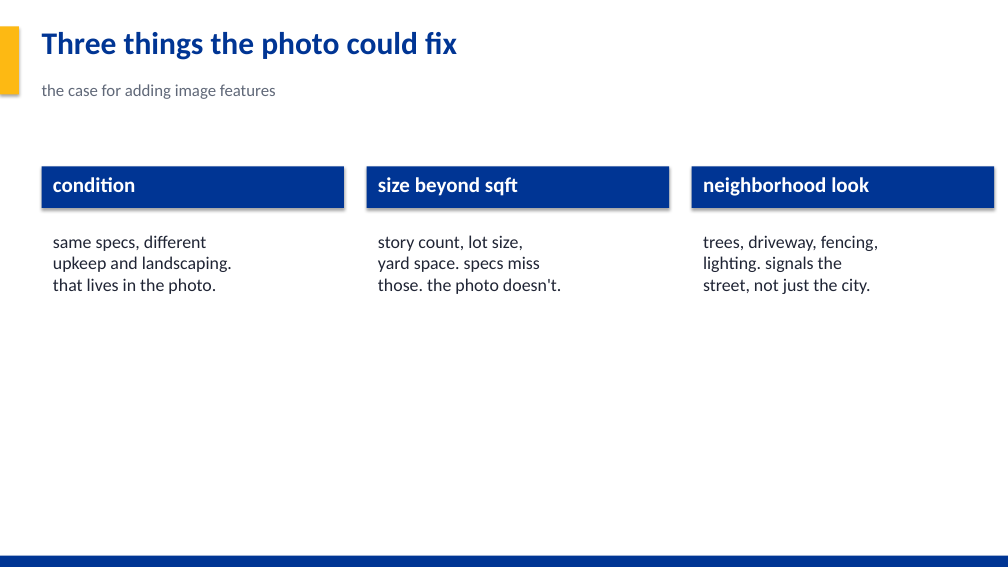
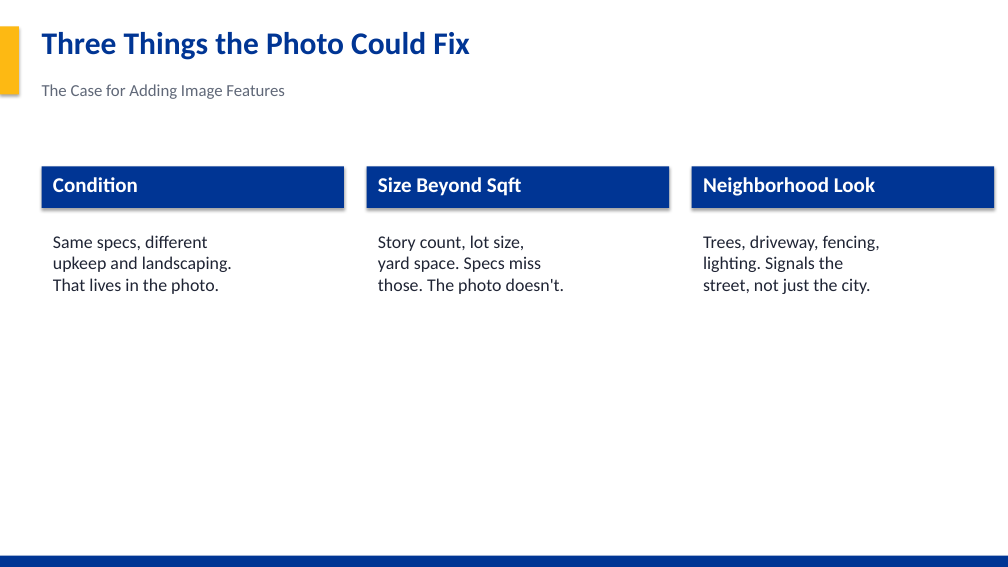
Before and after one commit to Noah-Gallego/house-price-4450-final, a slide deck: slide 17 of HousePrice_Final_Project.pptx (slide 15 before the commit). Drawn at 1008x567 pixels with LibreOffice and Linux fonts; fonts in the diff are those of the drawing. Boxes give left, top, right and bottom in pixels: in the first picture for what was removed or moved away, otherwise in the second. Text is boxed around its words. In the diff, an @@ line names an element or a change of style, - is before the commit and + after.

```diff
--- a/HousePrice_Final_Project.pptx
+++ b/HousePrice_Final_Project.pptx
@@ text at (x1=42, y1=32, x2=470, y2=60): text changed @@
-Three things the photo could fix
+Three Things the Photo Could Fix
@@ text at (x1=42, y1=84, x2=285, y2=99): text changed @@
-the case for adding image features
+The Case for Adding Image Features
@@ text at (x1=53, y1=177, x2=138, y2=192): text changed @@
-condition
+Condition
@@ text at (x1=378, y1=177, x2=522, y2=196): text changed @@
-size beyond sqft
+Size Beyond Sqft
@@ text at (x1=703, y1=177, x2=875, y2=196): text changed @@
-neighborhood look
+Neighborhood Look
@@ text at (x1=53, y1=235, x2=207, y2=251): text changed @@
-same specs, different
+Same specs, different
@@ text at (x1=378, y1=235, x2=565, y2=294): text changed @@
-story count, lot size,
-yard space. specs miss
-those. the photo doesn't.
+Story count, lot size,
+yard space. Specs miss
+those. The photo doesn't.
@@ text at (x1=703, y1=235, x2=880, y2=272): text changed @@
-trees, driveway, fencing,
-lighting. signals the
+Trees, driveway, fencing,
+lighting. Signals the
@@ text at (x1=53, y1=278, x2=219, y2=294): text changed @@
-that lives in the photo.
+That lives in the photo.
```
Also in this commit, not shown: 22 other slides changed, 5 slides added, 2 slides removed, 9 other files.
